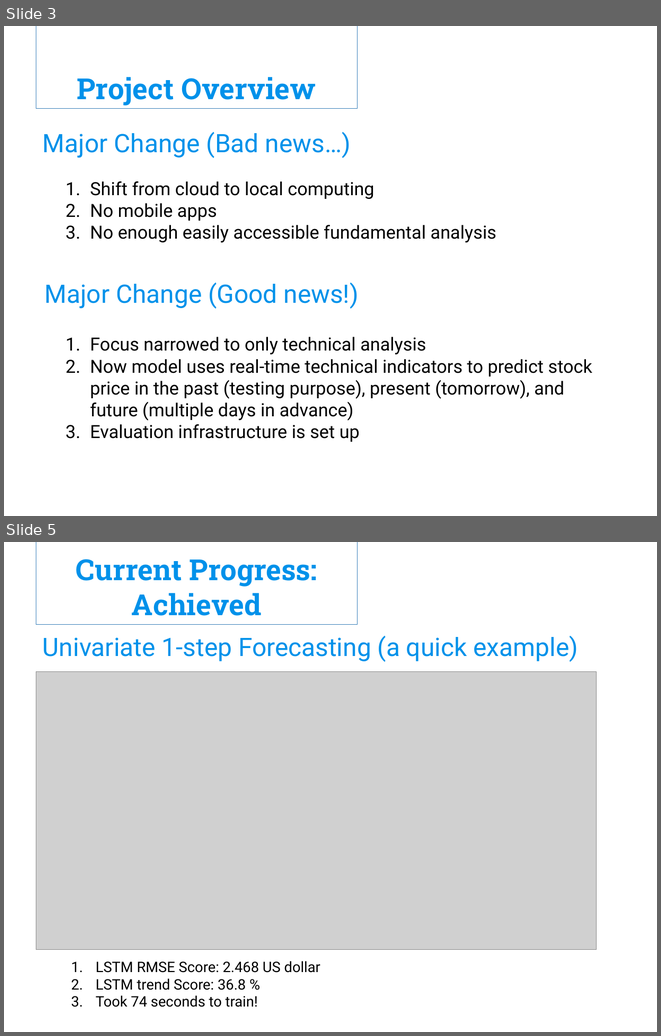
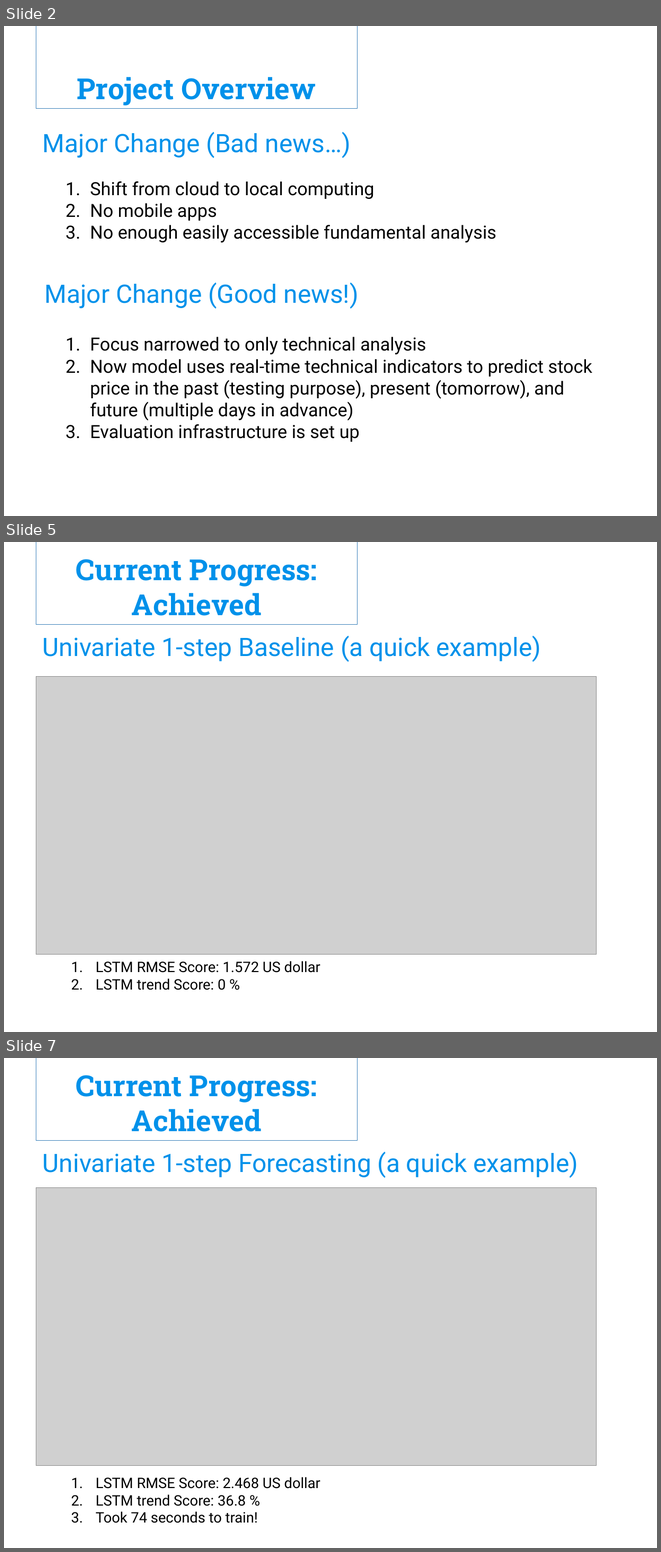
Before and after one commit to FinnZC/Stock-AI, a slide deck: Other/Hons Meeting 3 Presentation.pptx. Shown one above the other, each under a label of ours: slides 3 and 5 before the commit, slides 2, 5 and 7 after it; the slides between them are not shown. The pictures are 661x1036 and 661x1552 pixels, drawn with LibreOffice and Linux fonts; fonts in the diff are those of the drawing; grey boxes stand for pictures; background and template pictures are left out. Boxes give left, top, right and bottom in pixels: in the first picture for what was removed or moved away, otherwise in the second. Text is boxed around its words. In the diff, an @@ line names an element or a change of style, - is before the commit and + after.

```diff
--- a/Other/Hons Meeting 3 Presentation.pptx
+++ b/Other/Hons Meeting 3 Presentation.pptx
@@ slide 5 added at [4, 542, 657, 1032], background picture (left out) @@
@@ rectangle added at [36, 542, 358, 625], outline #3A81BA 0.75 pt, 32 pt, text #0091EA, bold @@
+Current Progress: Achieved
@@ text added at [43, 635, 541, 662], 28 pt, text #0091EA @@
+Univariate 1-step Baseline (a quick example)
@@ picture added at [36, 677, 596, 954] @@
@@ text added at [96, 961, 320, 990], 16 pt, text #000000 @@
+1. LSTM RMSE Score: 1.572 US dollar
+2. LSTM trend Score: 0 %
@@ what was slide 3 is now slide 2 @@
@@ what was slide 5 is now slide 7 @@
```
Also in this commit, not shown: 3 slides changed, 4 other slides added, 1 slide removed, 4 other files.
